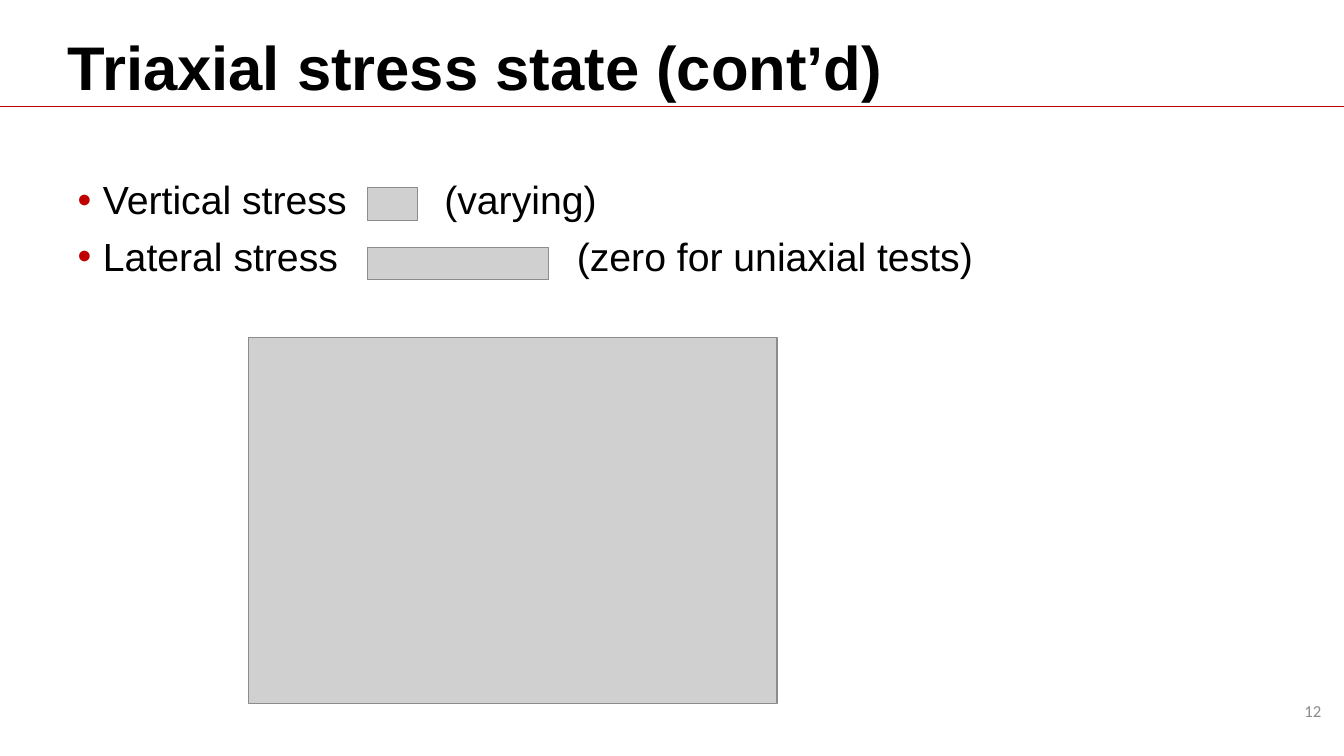
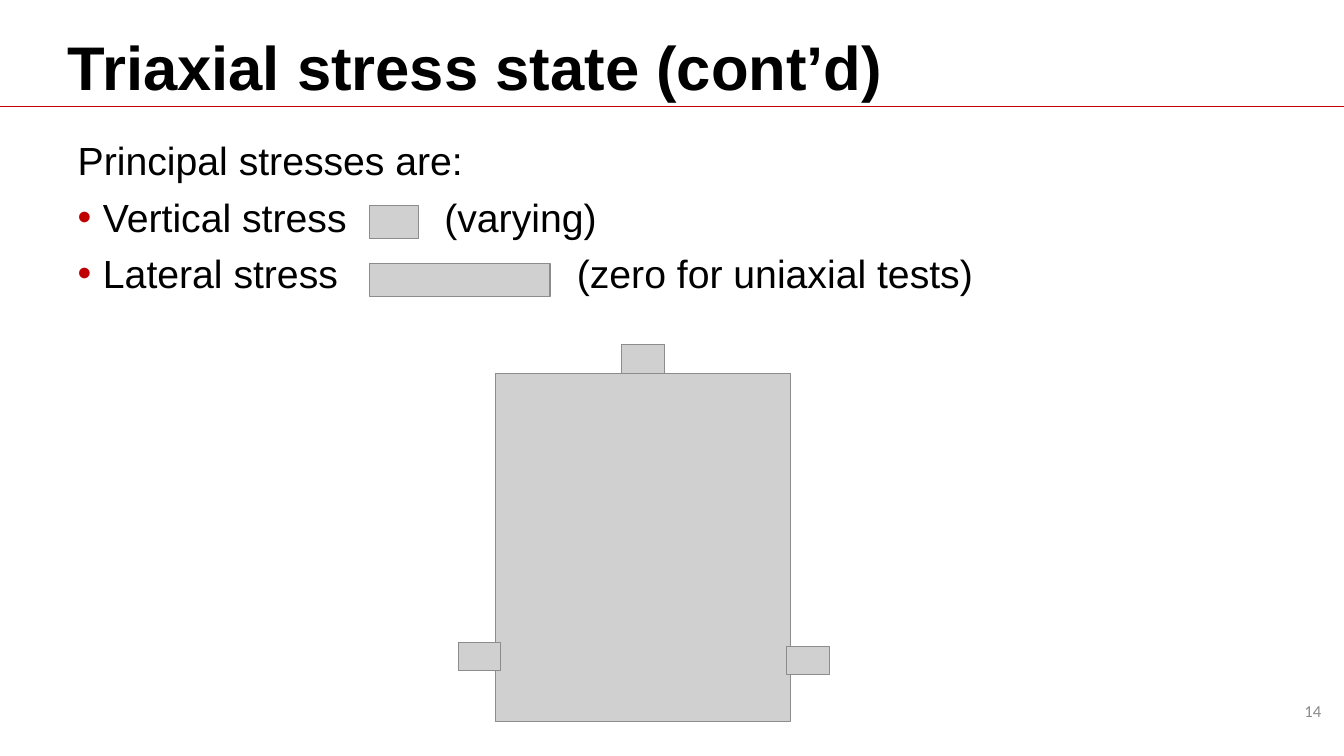
Before and after one commit to Batmanabcdefg/AbaqusTraining, a slide deck: slide 14 of Training.pptx (slide 12 before the commit). Drawn at 1344x756 pixels with LibreOffice and Linux fonts; fonts in the diff are those of the drawing; grey boxes stand for pictures; background and template pictures are left out. Boxes give left, top, right and bottom in pixels: in the first picture for what was removed or moved away, otherwise in the second. Text is boxed around its words. In the diff, an @@ line names an element or a change of style, - is before the commit and + after.

```diff
--- a/Training.pptx
+++ b/Training.pptx
@@ text "Principal stresses are:": place and size @@
-text "Principal stresses are:" at [103, 185, 973, 279]
+text "Principal stresses are:" at [78, 146, 973, 296]
@@ text at [78, 146, 462, 183]: paragraph added @@
+Principal stresses are:
@@ picture: place and size @@
-picture at [368, 188, 417, 221]
+picture at [369, 206, 418, 239]
@@ picture: place and size @@
-picture at [368, 247, 548, 279]
+picture at [369, 264, 549, 296]
@@ picture added at [621, 344, 664, 373] @@
@@ picture: place and size @@
-picture at [249, 338, 777, 705]
+picture at [496, 373, 791, 722]
@@ picture added at [459, 643, 501, 671] @@
@@ picture added at [786, 646, 830, 675] @@
@@ page number at [1304, 706, 1321, 717]: text changed @@
-12
+14
```
Also in this commit, not shown: 12 other slides changed, 6 slides added, 2 slides removed.
